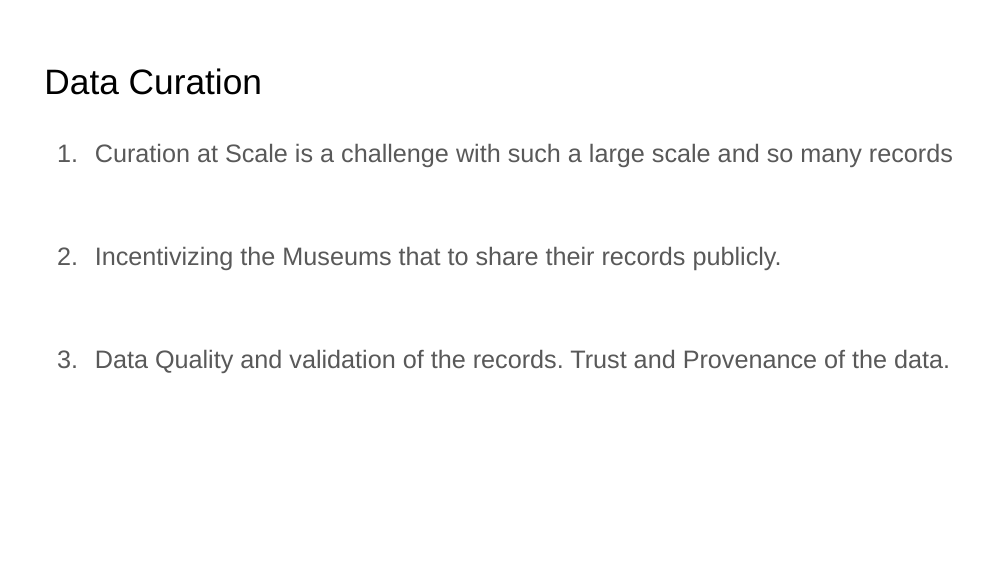
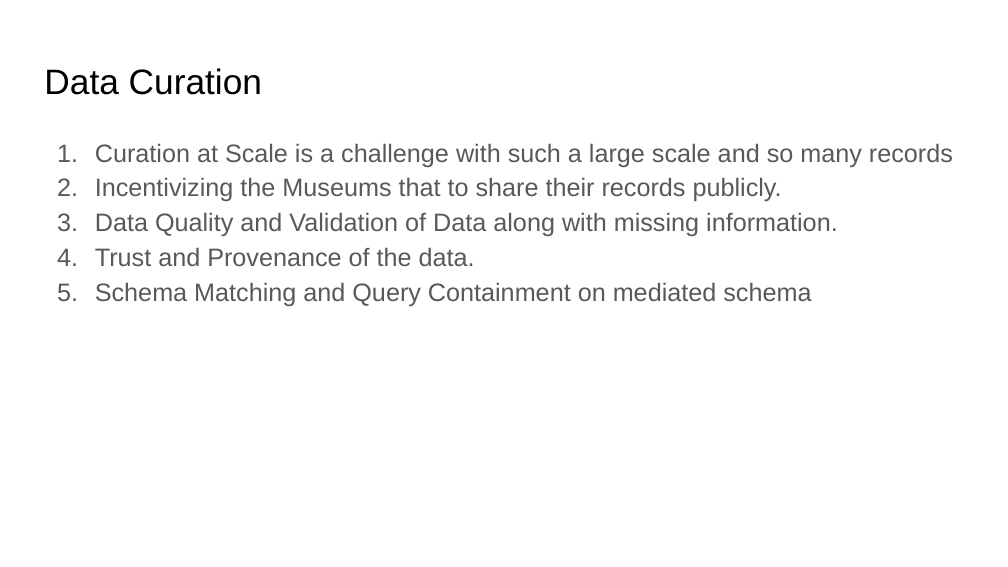
Before and after one commit to IITTeaching/cs520-f23-group-23, a slide deck: slide 3 of main-520-project/CS 520 Data Curation.pptx. Drawn at 1008x567 pixels with LibreOffice and Linux fonts; fonts in the diff are those of the drawing. Boxes give left, top, right and bottom in pixels: in the first picture for what was removed or moved away, otherwise in the second. Text is boxed around its words. In the diff, an @@ line names an element or a change of style, - is before the commit and + after.

```diff
--- a/main-520-project/CS 520 Data Curation.pptx
+++ b/main-520-project/CS 520 Data Curation.pptx
@@ text at <box>95,177,782,201</box>: less space between paragraphs @@
@@ text at <box>95,212,838,306</box>: text changed @@
-3. Data Quality and validation of the records. Trust and Provenance of the data.
+3. Data Quality and Validation of Data along with missing information.
+4. Trust and Provenance of the data.
+5. Schema Matching and Query Containment on mediated schema
```
Also in this commit, not shown: 6 other slides changed, 1 slide added.
